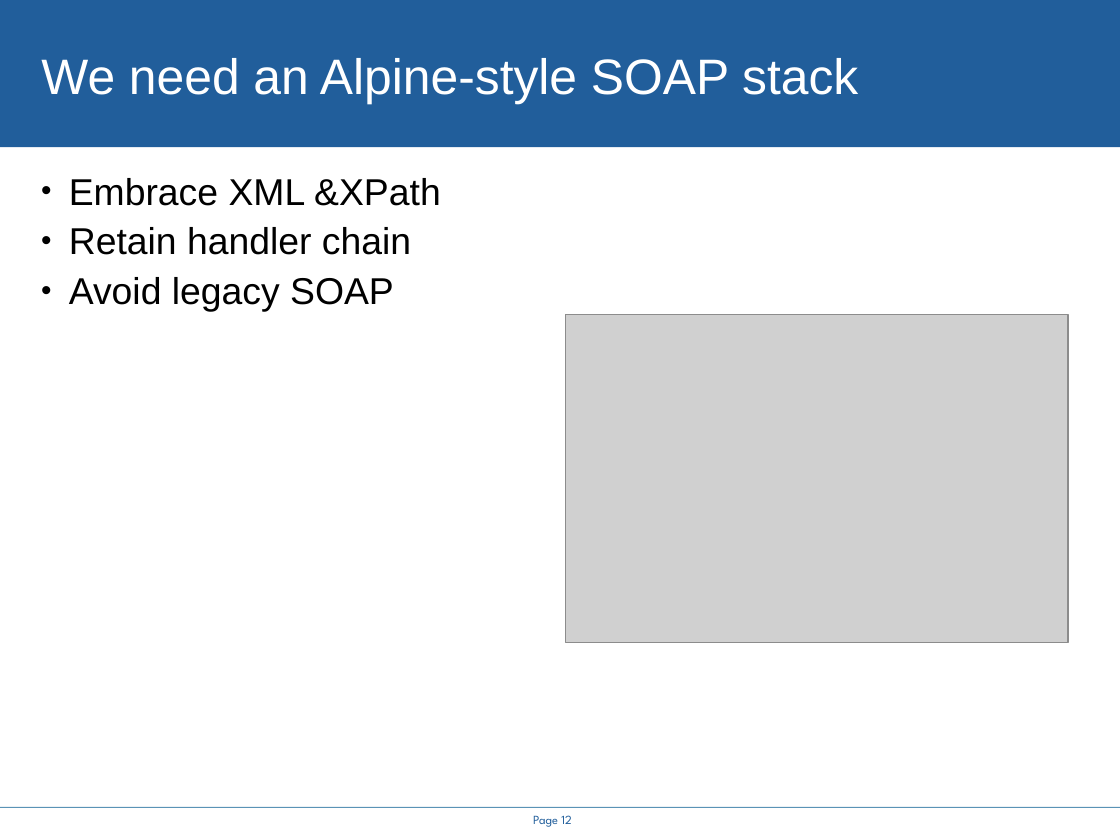
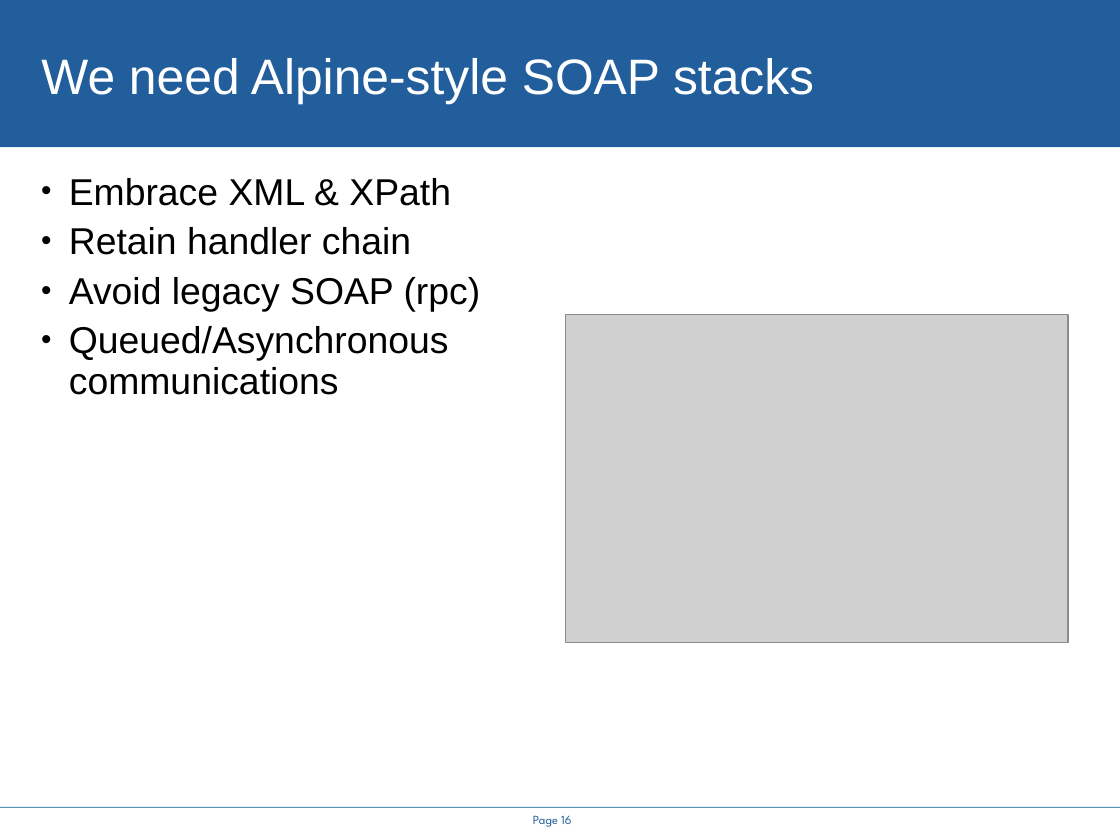
Before and after one commit to rhusar/smartfrog, a slide deck: slide 16 of projects/alpine/doc/icws2005/rethinking_the_java_SOAP_stack.ppt (slide 12 before the commit). Drawn at 1120x840 pixels with LibreOffice and Linux fonts; fonts in the diff are those of the drawing; grey boxes stand for pictures; background and template pictures are left out. Boxes give left, top, right and bottom in pixels: in the first picture for what was removed or moved away, otherwise in the second. Text is boxed around its words. In the diff, an @@ line names an element or a change of style, - is before the commit and + after.

```diff
--- a/projects/alpine/doc/icws2005/rethinking_the_java_SOAP_stack.ppt
+++ b/projects/alpine/doc/icws2005/rethinking_the_java_SOAP_stack.ppt
@@ title at (x1=41, y1=58, x2=814, y2=104): text changed @@
-We need an Alpine-style SOAP stack
+We need Alpine-style SOAP stacks
@@ text at (x1=69, y1=178, x2=451, y2=206): spaces changed @@
-• Embrace XML &XPath
+• Embrace XML & XPath
@@ text at (x1=69, y1=277, x2=481, y2=395): text changed @@
-• Avoid legacy SOAP
+• Avoid legacy SOAP (rpc)
+• Queued/Asynchronous communications
@@ page number at (x1=533, y1=815, x2=572, y2=827): text changed @@
-Page 12
+Page 16
```
Also in this commit, not shown: 8 other slides changed, 6 slides added, 2 slides removed, 14 other files.
